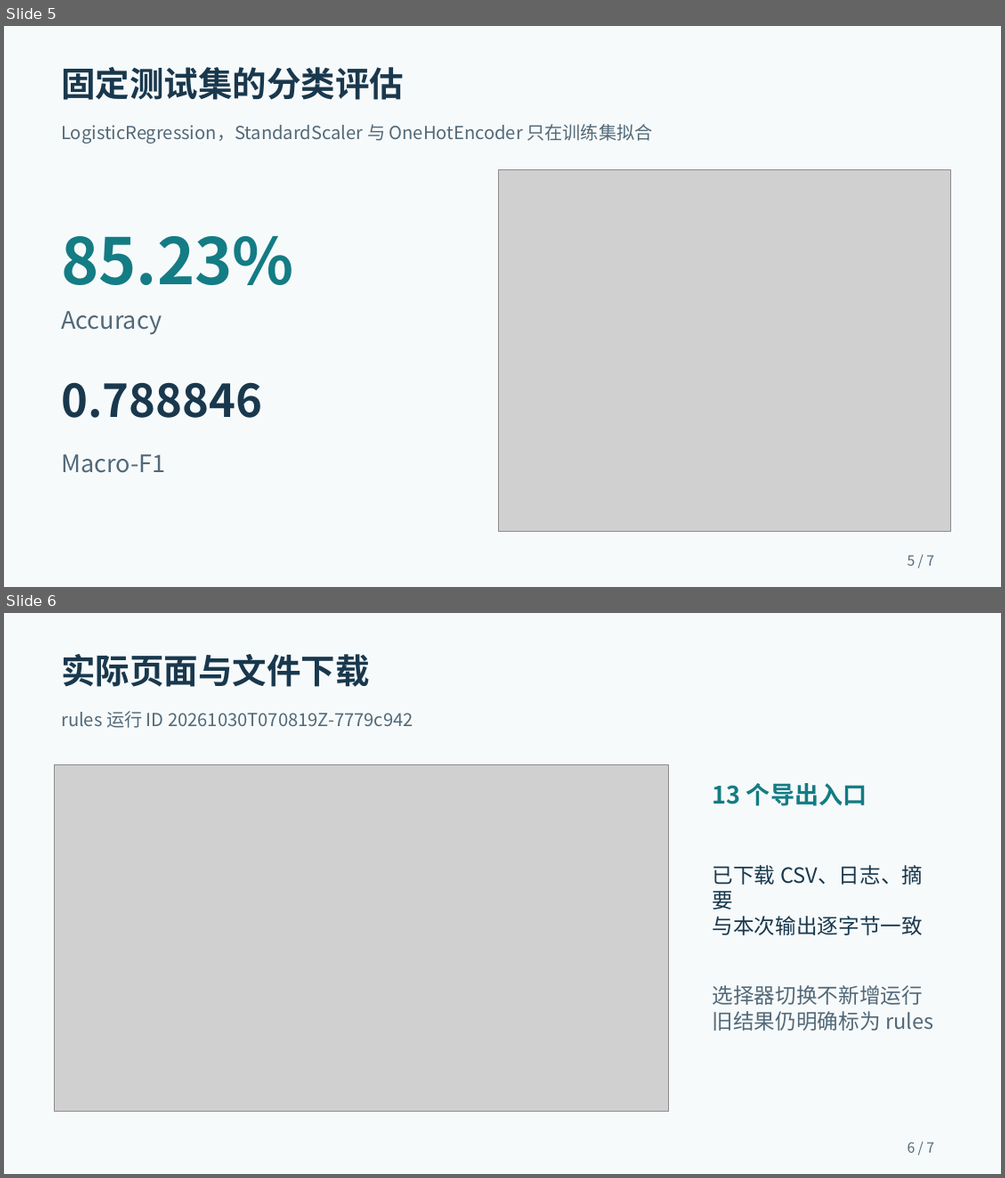
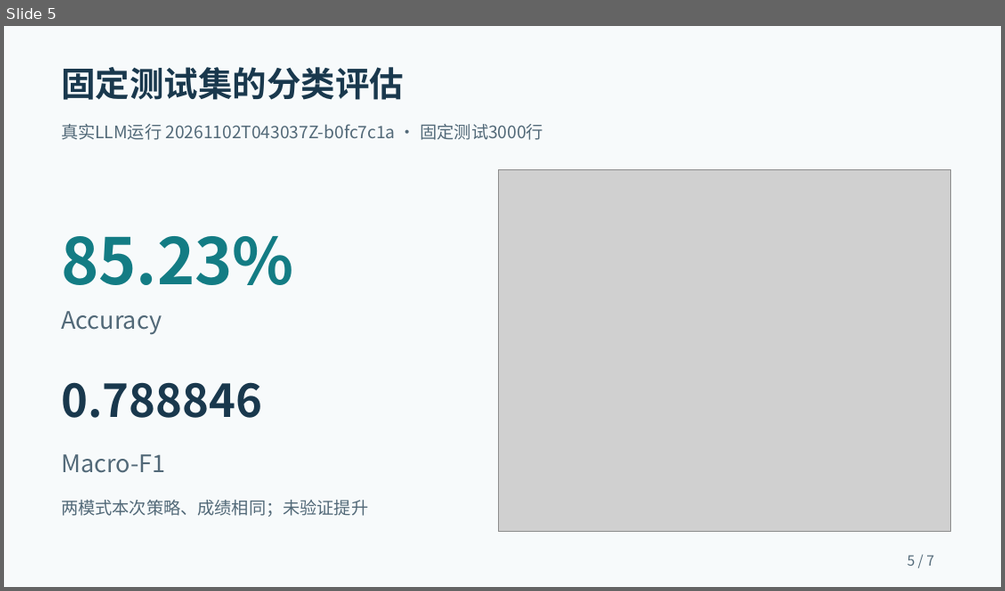
Before and after one commit to 2026-XJTU-UG-DM-Assignment-10/data_agent_course, a slide deck: docs/presentation.pptx. Shown one above the other, each under a label of ours: slides 5 and 6 before the commit, slide 5 after it. The pictures are 1005x1178 and 1005x591 pixels, drawn with LibreOffice and Linux fonts; fonts in the diff are those of the drawing; grey boxes stand for pictures. Boxes give left, top, right and bottom in pixels: in the first picture for what was removed or moved away, otherwise in the second. Text is boxed around its words. In the diff, an @@ line names an element or a change of style, - is before the commit and + after.

```diff
--- a/docs/presentation.pptx
+++ b/docs/presentation.pptx
@@ slide 6 removed at bbox=[4, 613, 1001, 1174], background #F7FAFB @@
@@ text removed at bbox=[61, 654, 369, 687] @@
-实际页面与文件下载
@@ text removed at bbox=[61, 711, 413, 728] @@
-rules 运行 ID 20261030T070819Z-7779c942
@@ picture removed at bbox=[54, 765, 669, 1111] @@
@@ text removed at bbox=[712, 783, 866, 806] @@
-13 个导出入口
@@ text removed at bbox=[712, 865, 922, 935] @@
-已下载 CSV、日志、摘要
-与本次输出逐字节一致
@@ text removed at bbox=[712, 985, 933, 1030] @@
-选择器切换不新增运行
-旧结果仍明确标为 rules
@@ text removed at bbox=[907, 1142, 934, 1152] @@
-6 / 7
@@ slide 5 changed as well @@
@@ text at bbox=[61, 124, 544, 140]: text changed; size 17.2 to 16.5 pt @@
-LogisticRegression，StandardScaler 与 OneHotEncoder 只在训练集拟合
+真实LLM运行 20261102T043037Z-b0fc7c1a · 固定测试3000行
@@ text added at bbox=[61, 499, 368, 516], 16.5 pt, text #526978 @@
+两模式本次策略、成绩相同；未验证提升
```
Also in this commit, not shown: 5 other slides changed, 1 slide added, 20 other files.
